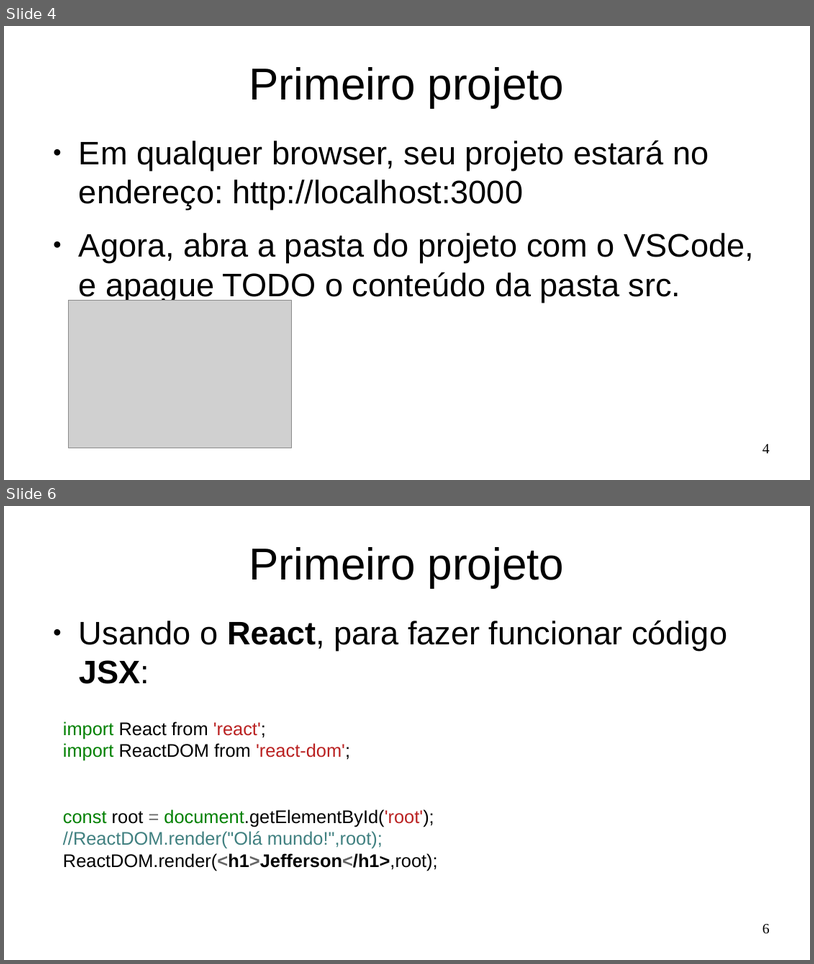
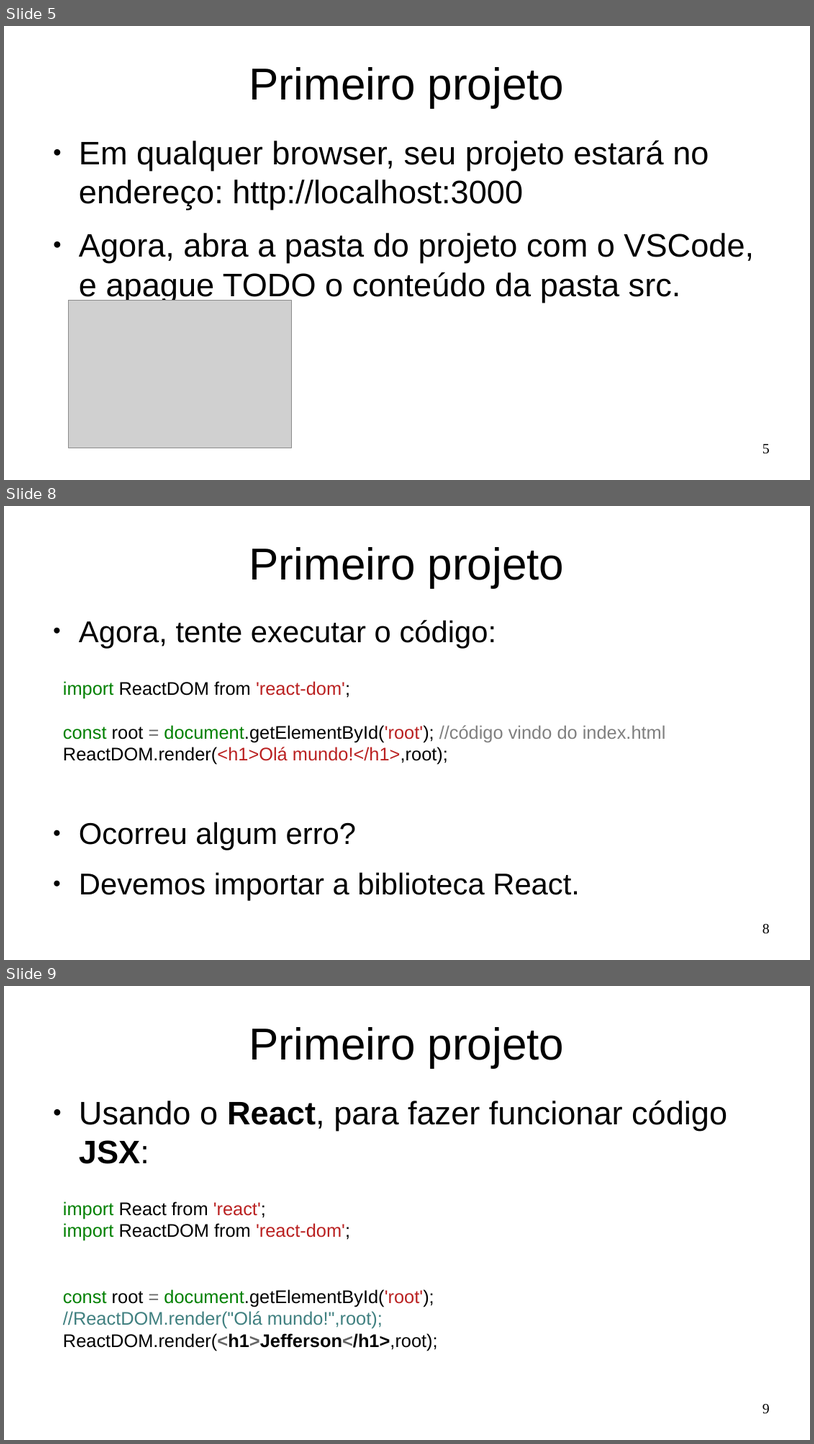
Before and after one commit to Marques-Dev/WEB_2020-1, a slide deck: SLIDES/aula01.odp. Shown one above the other, each under a label of ours: slides 4 and 6 before the commit, slides 5, 8 and 9 after it; the slides between them are not shown. The pictures are 814x964 and 814x1444 pixels, drawn with LibreOffice and Linux fonts; fonts in the diff are those of the drawing; grey boxes stand for pictures. Boxes give left, top, right and bottom in pixels: in the first picture for what was removed or moved away, otherwise in the second. Text is boxed around its words. In the diff, an @@ line names an element or a change of style, - is before the commit and + after.

```diff
--- a/SLIDES/aula01.odp
+++ b/SLIDES/aula01.odp
@@ slide 8 added at (4, 506, 810, 960), background #FFFFFF @@
@@ title added at (250, 547, 565, 587), 44 pt, text #000000 @@
+Primeiro projeto
@@ text added at (79, 620, 580, 901), 29.6 pt, text #000000 @@
+● Agora, tente executar o código:
+● Ocorreu algum erro?
+● Devemos importar a biblioteca React.
@@ text added at (63, 681, 666, 764), 18 pt, text #000000 @@
+import ReactDOM from 'react-dom';
+const root = document.getElementById('root'); //código vindo do index.html
+ReactDOM.render(<h1>Olá mundo!</h1>,root);
@@ page number added at (763, 924, 770, 934), 14 pt, text #000000 @@
+8
@@ what was slide 4 is now slide 5 @@
@@ page number at (763, 444, 770, 454): text changed @@
-4
+5
@@ what was slide 6 is now slide 9 @@
@@ page number at (763, 1404, 770, 1414): text changed @@
-6
+9
```
Also in this commit, not shown: 8 slides changed, 2 other slides added, 3 other files.
